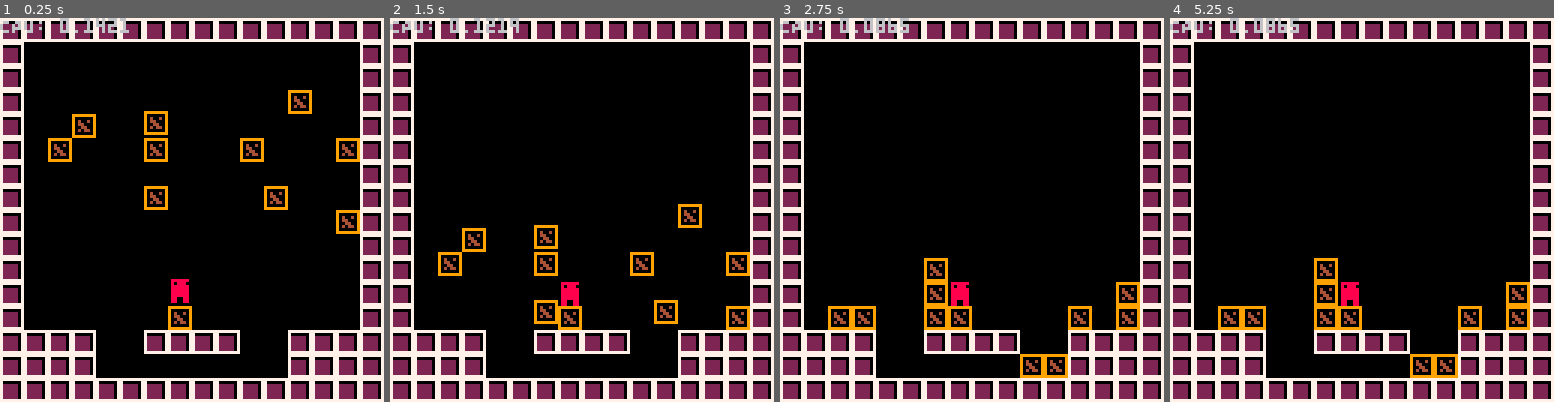
Above: before the commit, frames 1-4 (left to right).
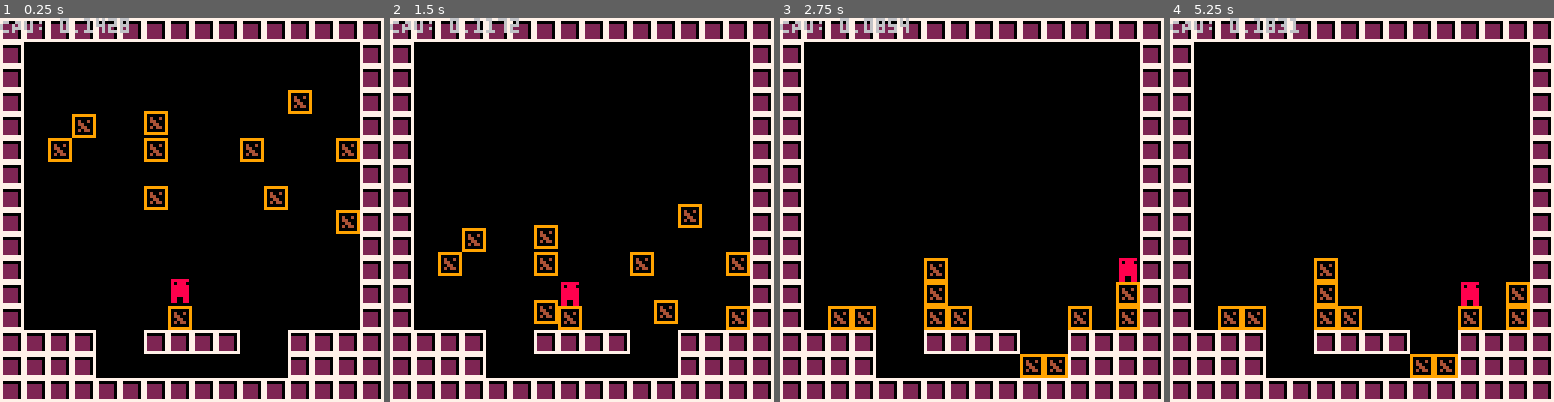
Above: after the commit, the same moments.

Repository: ExOK/Celeste2
Game: PICO-8 cartridge celeste2.p8
The game is run twice, just before and just after one commit, with the same random seed, the same clock (stepped at 60 frames per second) and the same inputs.
Inputs:
- Up to frame 1 (0.25 s): no input
- Up to frame 2 (1.5 s): tap X (X key) at 0.33, 1.07 s; tap O (Z key) at 0.7 s
- Up to frame 3 (2.75 s): hold Right 1.6-2.1 s; tap O (Z key) at 1.7, 2.1, 2.5 s; tap X (X key) at 1.85 s; hold Up 2.15-2.42 s; hold Right from 2.47 s (still down)
- Up to frame 4 (5.25 s): tap O (Z key) every 0.4 s from 2.9 to 4.9 s; tap X (X key) at 2.97, 4.08, 5.2 s; release Right at 3.03 s; hold Left 3.08-3.58 s; hold Down 3.63-3.97 s; hold Right 4.02-4.68 s; hold Up 4.73-5.03 s; hold Left from 5.08 s (still down)

The runs differ from the first frame. In frame 1, less than 0.1% of the frame differs, in the area x 31-34%, y 0-4%; in frame 2, 0.1%; in frame 3, 0.6%; in frame 4, 0.7%, in the area x 21-81%, y 0-75%.

Commit message:
Input stuff!

Diff:
--- a/celeste2.p8
+++ b/celeste2.p8
@@ -10,7 +10,72 @@
 	room_load(0)
 end
 -->8
+input_x = 0
+input_y = 0
+input_x_turned = false
+input_y_turned = false
+input_jump = false
+input_jump_pressed = false
+input_grapple = false
+input_grapple_pressed = false
+
 function _update()
+
+	-- input_x
+	local prev_x = input_x
+	if (btn(0)) then
+		if (btn(1)) then
+			if (input_x_turned) then
+				input_x = prev_x
+			else
+				input_x = -prev_x
+				input_x_turned = true
+			end
+		else
+			input_x = -1
+			input_x_turned = false
+		end
+	elseif (btn(1)) then
+		input_x = 1
+		input_x_turned = false
+	else
+		input_x = 0
+		input_x_turned = false
+	end
+
+	-- input_y
+	local prev_y = input_y
+	if (btn(2)) then
+		if (btn(3)) then
+			if (input_y_turned) then
+				input_y = prev_y
+			else
+				input_y = -prev_y
+				input_y_turned = true
+			end
+		else
+			input_y = -1
+			input_y_turned = false
+		end
+	elseif (btn(3)) then
+		input_y = 1
+		input_y_turned = false
+	else
+		input_y = 0
+		input_y_turned = false
+	end
+
+	-- input_jump
+	local jump = btn(4)
+	input_jump_pressed = jump and not input_jump
+	input_jump = jump
+
+	-- input_grapple
+	local grapple = btn(5)
+	input_grapple_pressed = grapple and not input_grapple
+	input_grapple = grapple
+
+	--objects
 	for i = 1, #objects do
 		objects[i]:update()
 	end
--- a/object.lua
+++ b/object.lua
@@ -31,10 +31,12 @@
 
 	self.remainder_x -= mx;
 
+	local total = mx
 	local mxs = sign(mx)
 	while (mx != 0)
 	do
 		if (self:check_solid(mxs, 0)) then
+			self:on_collide_x(total - mx, total)
 			break
 		else
 			self.x += mxs
@@ -54,16 +56,28 @@
 
 	self.remainder_y -= my;
 
+	local total = my
 	local mys = sign(my)
 	while (my != 0)
 	do
 		if (self:check_solid(0, mys)) then
+			self:on_collide_y(total - my, total)
 			break
 		else
 			self.y += mys
 			my -= mys
 		end
 	end
+end
+
+object.on_collide_x = function(self, moved, target)
+	self.remainder_x = 0
+	self.speed_x = 0
+end
+
+object.on_collide_y = function(self, moved, target)
+	self.remainder_y = 0
+	self.speed_y = 0
 end
 
 object.draw = function(self)
--- a/player.lua
+++ b/player.lua
@@ -10,12 +10,23 @@
 
 player.update = function(self)
 
+	local on_ground = self:check_solid(0, 1)
+
 	-- gravity
-	if (not self:check_solid(0, 1)) then
+	if (not on_ground) then
 		self.speed_y = min(self.speed_y + 10, 20)
 	end
 
+	-- running
+	self.speed_x += input_x
+
+	-- jumping
+	if (on_ground and input_jump_pressed) then
+		self.speed_y = -20
+	end
+
 	-- apply
+	self:move_x(self.speed_x)
 	self:move_y(self.speed_y)
 
 end
